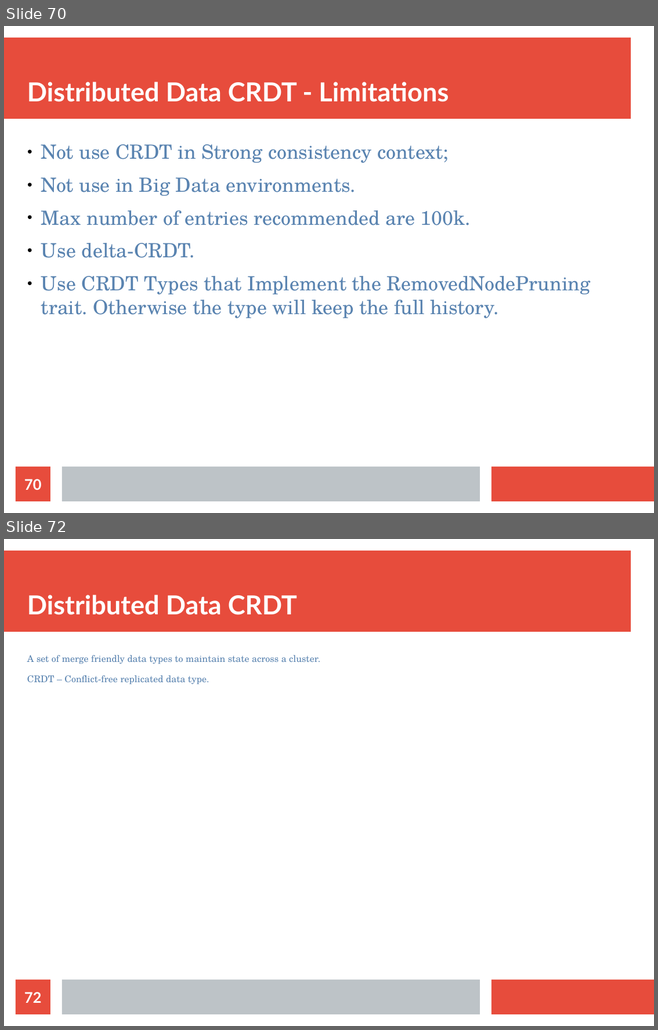
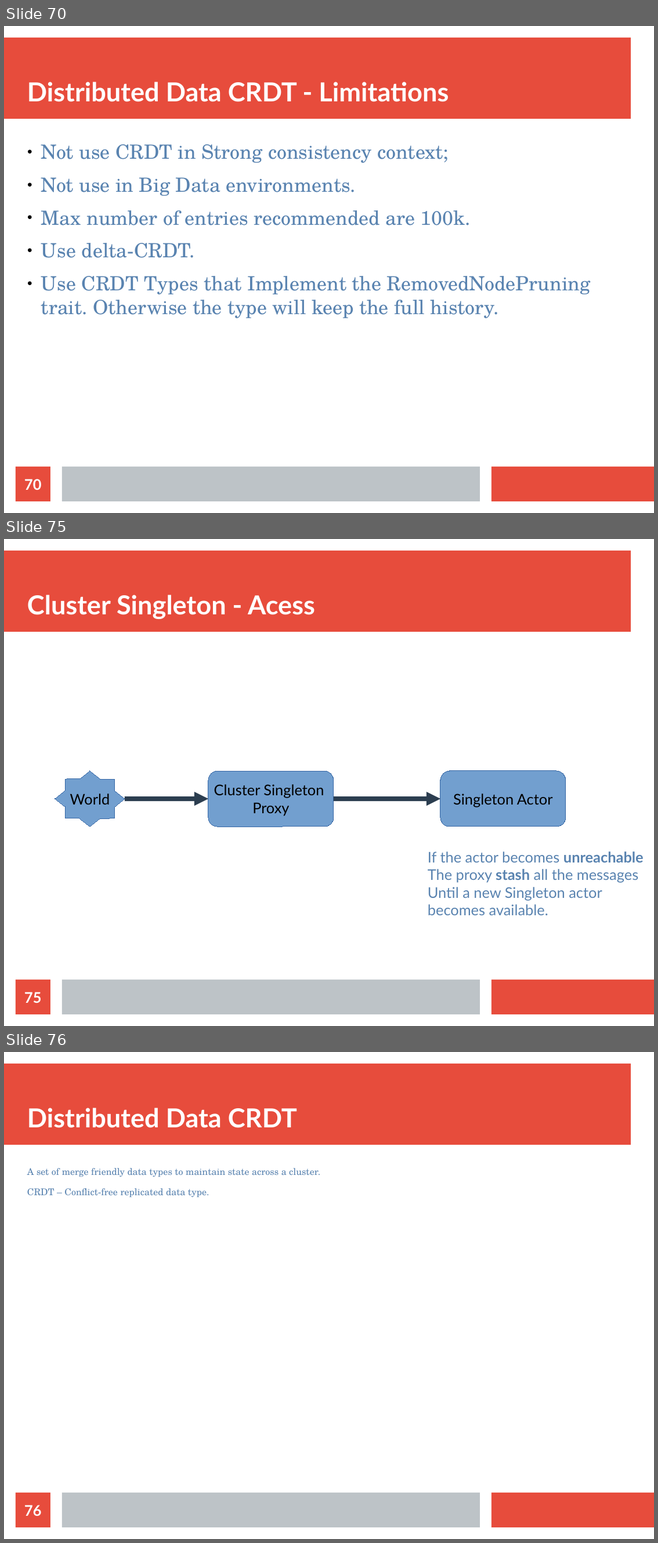
Before and after one commit to bytemania/akka-java-cluster, a slide deck: src/main/resources/res/presentation.odp. Shown one above the other, each under a label of ours: slides 70 and 72 before the commit, slides 70, 75 and 76 after it; the slides between them are not shown. The pictures are 658x1030 and 658x1543 pixels, drawn with LibreOffice and Linux fonts; fonts in the diff are those of the drawing. Boxes give left, top, right and bottom in pixels: in the first picture for what was removed or moved away, otherwise in the second. Text is boxed around its words. In the diff, an @@ line names an element or a change of style, - is before the commit and + after.

Commit message:
singleton code refinement

```diff
--- a/src/main/resources/res/presentation.odp
+++ b/src/main/resources/res/presentation.odp
@@ slide 75 added at (x1=4, y1=539, x2=654, y2=1026), background #FFFFFF; not listed: 3 template elements that a slide beside it also shows @@
@@ title added at (x1=27, y1=595, x2=315, y2=619), 32 pt, text #FFFFFF, bold @@
+Cluster Singleton - Acess
@@ freeform shape added at (x1=55, y1=771, x2=125, y2=827), fill #729FCF, outline #3465A4 0 pt, 18 pt, text #000000 @@
+World
@@ rounded rectangle added at (x1=208, y1=771, x2=333, y2=827), fill #729FCF, outline #3465A4 0 pt, 18 pt, text #000000 @@
+Cluster Singleton
+Proxy
@@ rounded rectangle added at (x1=440, y1=771, x2=566, y2=827), fill #729FCF, outline #3465A4 0 pt, 18 pt, text #000000 @@
+Singleton Actor
@@ arrow added from (125, 799) to (208, 799), #2C3E50 5.67 pt @@
@@ arrow added from (333, 799) to (440, 799), #2C3E50 5.67 pt @@
@@ text added at (x1=427, y1=852, x2=643, y2=915), 18 pt, text #5983B0 @@
+If the actor becomes unreachable
+The proxy stash all the messages
+Until a new Singleton actor
+becomes available.
@@ page number added at (x1=16, y1=980, x2=50, y2=1015), fill #E74C3C, 18 pt, text #FFFFFF, bold @@
+75
@@ what was slide 72 is now slide 76 @@
@@ page number at (x1=24, y1=1505, x2=41, y2=1516): text changed @@
-72
+76
```
Also in this commit, not shown: 4 other slides added, 1 slide removed, 8 other files.
